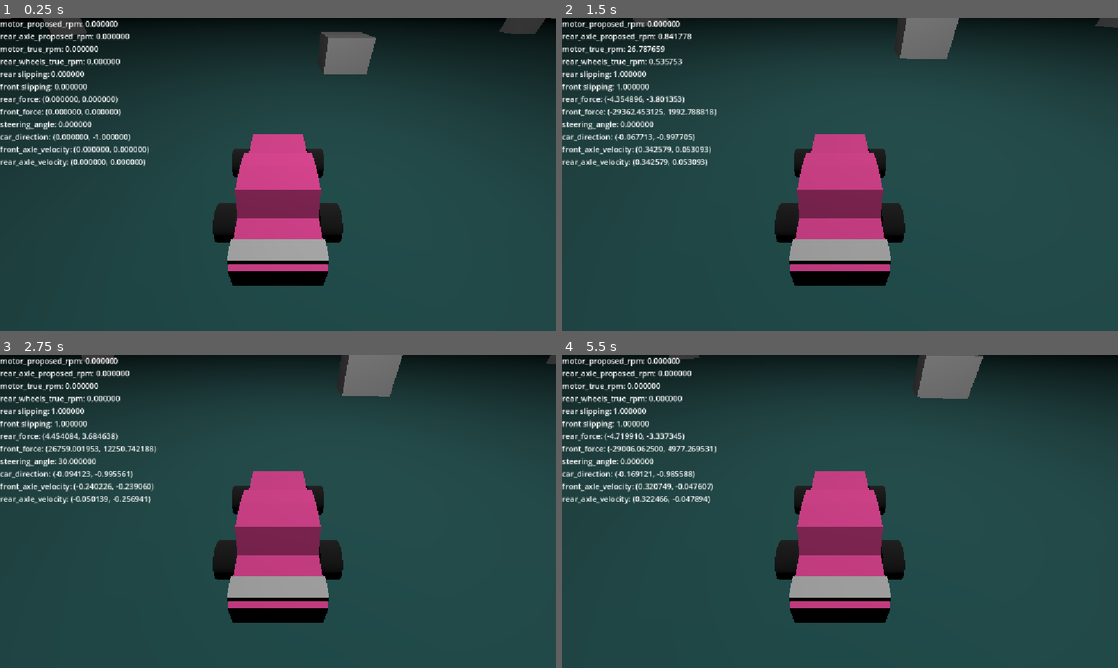
Above: before the commit, frames 1-4 (two rows, left to right).
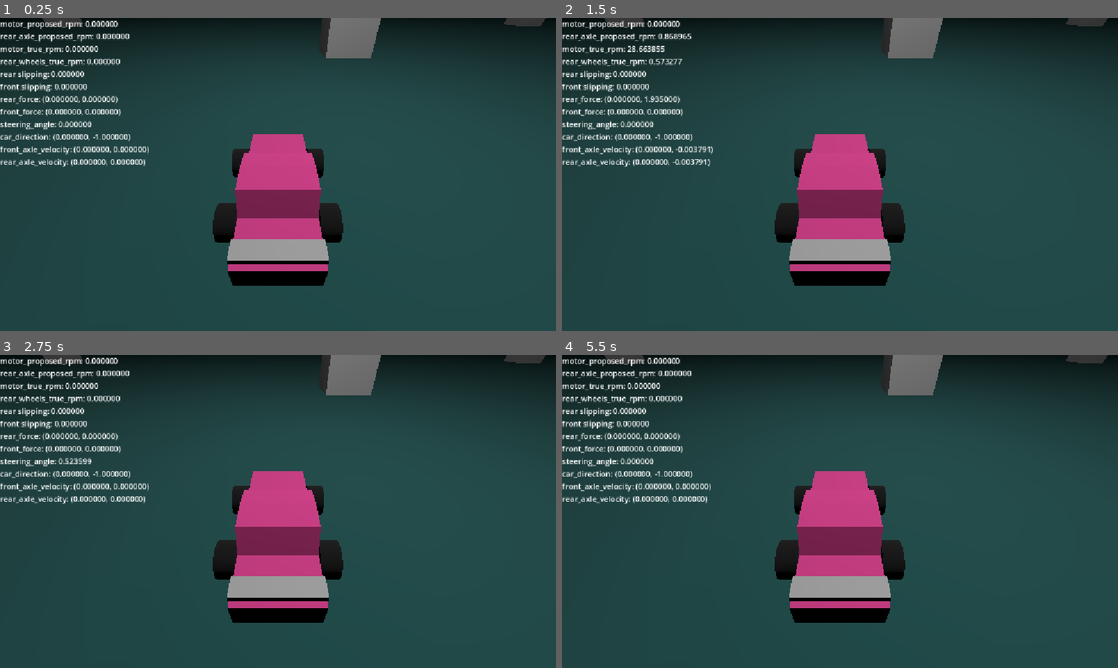
Above: after the commit, the same moments.

Repository: FlameFreezer/170.3
Game: Godot game, scene res://scenes/drive_test_chamber.tscn
Two runs of this game, one before a commit and one after it. Both use one fixed random seed, a clock stepped at 60 frames per second and the inputs below. This scene is started directly instead of the project's main scene.
Inputs:
- Up to frame 1 (0.25 s): no input
- Up to frame 2 (1.5 s): hold D (steer right) 0.53-1.28 s; hold Shift (clutch) 0.53-1.28 s; hold Q (downshift) from 1.28 s (still down); tap W (throttle) at 1.35 s
- Up to frame 3 (2.75 s): release Q (downshift) at 2.03 s; hold D (steer right) from 2.03 s (still down); hold Shift (clutch) from 2.03 s (still down)
- Up to frame 4 (5.5 s): release D (steer right) at 2.78 s; release Shift (clutch) at 2.78 s; hold E (upshift) 2.78-3.53 s; tap W (throttle) at 2.85, 4.35 s; hold Shift (clutch) 3.53-4.28 s; hold A (steer left) 3.53-5.03 s; hold Q (downshift) from 5.03 s (still down); hold Shift (clutch) from 5.03 s (still down)

The runs differ from the first frame. In frame 1, 1.4% of the frame differs, in the area x 0-100%, y 0-18%; in frame 2, 2.3%; in frame 3, 2.5%; in frame 4, 3.1%, in the area x 7-99%, y 0-48%.

Commit message:
rear wheels fully validated, removed extraneous variables from rear and front wheels
also updated some chassis variable values in drive_test_chamber.tscn.

Diff:
--- a/Scripts/Car/chassis.gd
+++ b/Scripts/Car/chassis.gd
@@ -56,8 +56,8 @@
 
 # Initialize everything using the tuning variables
 func _ready() -> void:
-	rear_axle = RearAxle.new(mass, front_wheel_offset, rear_wheel_offset, rear_wheels_static_friction, rear_wheels_kinetic_friction, kinetic_friction_acceleration_factor, wheel_mass, wheel_diameter, drag_factor, handbrake_strength, starting_rpm)
-	front_axle = FrontAxle.new(mass, front_wheel_offset, rear_wheel_offset, front_wheels_static_friction, front_wheels_kinetic_friction, max_steering_angle, 0)
+	rear_axle = RearAxle.new(mass, rear_wheels_static_friction, rear_wheels_kinetic_friction, kinetic_friction_acceleration_factor, wheel_mass, wheel_diameter, drag_factor, handbrake_strength, starting_rpm)
+	front_axle = FrontAxle.new(mass, front_wheels_static_friction, front_wheels_kinetic_friction, max_steering_angle, 0)
 	motor = Motor.new(redline_rpm, flywheel_weight, cylinder_volume, starting_rpm)
 	transmission = Transmission.new(gear_ratios, clutch_response_time, starting_gear_ratio_index)
 	elapsed_time = 0
@@ -88,21 +88,13 @@
 	transmission.transmit_energy(motor_proposed_rpm, rear_axle_proposed_rpm, motor, rear_axle)
 	var front_axle_velocity = utils.get_vector2((front_axle_pos.global_position - front_axle_last_position) / delta)
 	var rear_axle_velocity = utils.get_vector2((rear_axle_pos.global_position - rear_axle_last_position) / delta)
-	if (front_axle_velocity.length() < 0.002):
-		front_axle_velocity = Vector2(snappedf(front_axle_velocity.x, 0.001), snappedf(front_axle_velocity.y, 0.001))
-	if (rear_axle_velocity.length() < 0.002):
-		rear_axle_velocity = Vector2(snappedf(rear_axle_velocity.x, 0.001), snappedf(rear_axle_velocity.y, 0.001))
 	var current_direction = utils.get_vector2(global_transform.basis * Vector3.FORWARD)
 	var rear_force: Vector2 = rear_axle.get_force_output(rear_axle_velocity, current_direction, delta)
 	var front_force: Vector2 = front_axle.get_force_output(front_axle_velocity, current_direction, delta)
-	if (rear_force.length() < 0.002):
-		rear_force = Vector2(snappedf(rear_force.x, 0.001), snappedf(rear_force.y, 0.001))
-	if (front_force.length() < 0.002):
-		front_force = Vector2(snappedf(front_force.x, 0.001), snappedf(front_force.y, 0.001))
 	var hud_string := "motor_proposed_rpm: %f\nrear_axle_proposed_rpm: %f\nmotor_true_rpm: %f\nrear_wheels_true_rpm: %f\nr …(405 unchanged characters)…
 	update_values.emit(hud_string)
-	apply_force(Vector3(front_force.x, 0, front_force.y), Vector3(0, 0, front_wheel_offset))
-	apply_force(Vector3(rear_force.x, 0, rear_force.y), Vector3(0, 0, rear_wheel_offset))
+	# apply_impulse(Vector3(front_force.x, 0, front_force.y), Vector3(0, 0, front_wheel_offset))
+	apply_impulse(Vector3(rear_force.x, 0, rear_force.y), Vector3(0, 0, rear_wheel_offset))
 
 	front_axle_last_position = front_axle_pos.global_position
 	rear_axle_last_position = rear_axle_pos.global_position
--- a/Scripts/Car/front_axle.gd
+++ b/Scripts/Car/front_axle.gd
@@ -1,23 +1,19 @@
 class_name FrontAxle
 
 # constants set by _init()
-var max_static_friction: float ## max force that can be applied by the front wheels without slipping.
-var max_kinetic_friction: float ## max force that can be applied by the front wheels while slipping.
+var max_static_friction_force: float ## max force that can be applied by the front wheels without slipping.
+var max_kinetic_friction_force: float ## max force that can be applied by the front wheels while slipping.
 var chassis_mass: float ## mass of the whole car.
-var front_axle_distance_from_com: float ## distance from car's center of mass to the front axle.
-var rear_axle_distance_from_com: float ## distance from the car's center of mass to the rear axle.
 var max_steering_angle: float ## in range [0, 90). max angle the wheels can reach relative to the chassis when steering.
 
 # updated every frame
 var wheel_angle: float ## current angle of the front wheels relative to the chassis, in radians.
 var slipping: bool ## whether or not the front wheels are currently slipping.
 
-func _init(in_chassis_mass: float, in_front_axle_offset: float, in_rear_axle_offset: float, static_friction_coeff: float, kinetic_friction_coeff: float, in_max_steering_angle: float, starting_steer_angle: float) -> void:
+func _init(in_chassis_mass: float, static_friction_coeff: float, kinetic_friction_coeff: float, in_max_steering_angle: float, starting_steer_angle: float) -> void:
 	chassis_mass = in_chassis_mass
-	front_axle_distance_from_com = abs(in_front_axle_offset)
-	rear_axle_distance_from_com = abs(in_rear_axle_offset)
-	max_static_friction = in_chassis_mass * static_friction_coeff * 9.81
-	max_kinetic_friction = in_chassis_mass * kinetic_friction_coeff * 9.81
+	max_static_friction_force = in_chassis_mass * static_friction_coeff * 9.81
+	max_kinetic_friction_force = in_chassis_mass * kinetic_friction_coeff * 9.81
 	max_steering_angle = in_max_steering_angle
 
 	wheel_angle = starting_steer_angle
@@ -29,53 +25,41 @@
 
 ## steer_input: in range [-1, 1]. taken from player's steering wheel input.
 func set_wheel_angle(steer_input: float):
-	wheel_angle = max_steering_angle * steer_input
+	wheel_angle = deg_to_rad(max_steering_angle) * steer_input
 	pass
 
 # ^---------- INPUT HANDLING SECTION ----------^
 
 # v---------- PHYSICS SECTION ----------v
 
-## car_motion: proposed motion vector of the car this frame.
+## axle_movement_vec is a vector representing the axle's movement last frame.
 ## car_direction: direction the car is facing this frame.
-func get_force_output(car_motion: Vector2, car_direction: Vector2, delta: float) -> Vector2:
+func get_force_output(axle_movement_vec: Vector2, car_direction: Vector2, delta: float) -> Vector2:
 
 	# determine wheel angle in global space
-	var global_wheel_angle: float = car_direction.angle() + deg_to_rad(wheel_angle)
-	var car_normal_vec: Vector2 = Vector2(cos(car_direction.angle() - PI / 2), sin(car_direction.angle() - PI / 2))
-	var wheel_normal_vec: Vector2 = Vector2(cos(global_wheel_angle - PI / 2), sin(global_wheel_angle - PI / 2)) # this will point to the right at steering angle 0
-
-	# find cornering force demand
-	var cornering_motion: Vector2 = car_normal_vec * car_normal_vec.dot(car_motion * delta)
-	var cornering_distance: float = cornering_motion.length()
-	var adjusted_cornering_demand: float = 2 * cornering_distance / pow(delta, 2)
-	# adjusted_cornering_demand /= 1 + front_axle_distance_from_com / rear_axle_distance_from_com
+	var global_wheel_angle: float = car_direction.angle() + wheel_angle
+	var wheel_normal_vec: Vector2 = Vector2(utils.snap(cos(global_wheel_angle - PI / 2)), utils.snap(sin(global_wheel_angle - PI / 2))) # this will point to the right at steering angle 0
 
 	# find steering force demand
-	var slip_motion: Vector2 = wheel_normal_vec * ((car_motion - cornering_motion) * delta).dot(wheel_normal_vec)
-	var slip_distance: float = slip_motion.length()
-	var slip_demand: float = 2 * slip_distance / pow(delta, 2)
+	var slip_motion: Vector2 = wheel_normal_vec * utils.snap(axle_movement_vec.dot(wheel_normal_vec))
+	var slip_distance: float = utils.snap(slip_motion.length())
+	var slip_demand: float = utils.snap(slip_distance * chassis_mass)
+
+	var delta_squared = pow(delta, 2)
 
 	# set slip state
-	if (!slipping && (slip_demand) * chassis_mass > max_static_friction):
+	if (!slipping && slip_demand > max_static_friction_force * delta_squared):
 		slipping = true;
-	elif(slipping && (slip_demand) * chassis_mass < max_kinetic_friction):
+	elif(slipping && slip_demand < max_kinetic_friction_force * delta_squared):
 		slipping = false;
 
 	# cap force outputs and build return vector
 
 	var out_steering_vec: Vector2
 	if (slipping):
-		out_steering_vec = slip_motion.normalized() * -1 * min(slip_demand * chassis_mass, max_kinetic_friction)
+		out_steering_vec = slip_motion.normalized() * -1 * max_kinetic_friction_force * delta_squared
 	else:
-		out_steering_vec = slip_motion.normalized() * -1 * min(slip_demand * chassis_mass, max_static_friction)
-	var out_steering_force: float = out_steering_vec.length()
+		out_steering_vec = slip_motion.normalized() * -1 * slip_demand
 
-	var out_cornering_vec: Vector2
-	if (slipping):
-		out_cornering_vec = cornering_motion.normalized() * -1 * min(adjusted_cornering_demand * chassis_mass, max_kinetic_friction - out_steering_force)
-	else:
-		out_cornering_vec = cornering_motion.normalized() * -1 * min(adjusted_cornering_demand * chassis_mass, max_static_friction - out_steering_force)
-
-	var return_vec: Vector2 = out_steering_vec + out_cornering_vec
+	var return_vec: Vector2 = out_steering_vec
 	return return_vec
--- a/Scripts/Car/rear_axle.gd
+++ b/Scripts/Car/rear_axle.gd
@@ -9,8 +9,6 @@
 ##                                          A value of zero means that the rear wheels cannot accelerate the car while in a slide.
 ##                                          A value of one means that the rear wheels cannot apply any cornering force while the car is in a slide.
 var chassis_mass: float ## mass of the whole car.
-var front_axle_distance_from_com: float ## distance from car's center of mass to the front axle.
-var rear_axle_distance_from_com: float ## distance from the car's center of mass to the rear axle.
 var wheel_mass: float ## mass of the rear wheels.
 var wheel_diameter: float ## diameter of the rear wheels.
 var drag_factor: float ## In range [0, 1]. proportion of car's speed lost per second under no acceleration. A value of 0 means no drag.
@@ -23,12 +21,10 @@
 var slipping: bool ## Whether or not the rear wheels are sliding.
 
 ## Initializes variables and constants at the start of a scene.
-func _init(in_chassis_mass: float, in_front_axle_offset: float, in_rear_axle_offset: float, static_friction_coeff: float, kinetic_fr …(178 unchanged characters)…
+func _init(in_chassis_mass: float, static_friction_coeff: float, kinetic_fr …(178 unchanged characters)…
 	chassis_mass = in_chassis_mass
 	max_static_friction_force = in_chassis_mass * static_friction_coeff * 9.81
 	max_kinetic_friction_force = in_chassis_mass * kinetic_friction_coeff * 9.81
-	front_axle_distance_from_com = abs(in_front_axle_offset)
-	rear_axle_distance_from_com = abs(in_rear_axle_offset)
 	wheel_mass = in_wheel_mass
 	wheel_diameter = in_wheel_diameter
 	kinetic_friction_accel_factor = in_kf_accel_factor
@@ -91,9 +87,6 @@
 	var slip_distance: float = utils.snap(slip_motion.length())
 	var cornering_demand: float = utils.snap(slip_distance * chassis_mass)
 
-	# isolate the cornering force acting on the rear wheels
-	# cornering_demand /= 1 + rear_axle_distance_from_com / front_axle_distance_from_com
-
 	var delta_squared: float = pow(delta, 2)
 
 	# handle slip state changes
--- a/Scripts/Debug/rear_axle_tester.gd
+++ b/Scripts/Debug/rear_axle_tester.gd
@@ -31,7 +31,7 @@
 	_log_file = log_file
 
 	# test drivetrain sim functionality
-	rear_axle_drivetrain = RearAxle.new(chassis_mass, front_axle_distance_from_com, rear_axle_distance_from_com, static_friction_coeff, kinetic_friction_coeff, kinetic_friction_accel_factor, wheel_mass, wheel_diameter, drag_factor, handbrake_strength, init_starting_rpm)
+	rear_axle_drivetrain = RearAxle.new(chassis_mass, static_friction_coeff, kinetic_friction_coeff, kinetic_friction_accel_factor, wheel_mass, wheel_diameter, drag_factor, handbrake_strength, init_starting_rpm)
 	var msg: String = "STARTING: RearAxle (drivetrain side) tests\n\n"
 	_log_file.store_string(msg)
 	print(msg)
@@ -65,7 +65,7 @@
 
 func run_physics(log_file: FileAccess) -> bool:
 	_log_file = log_file
-	rear_axle_physics = RearAxle.new(chassis_mass, front_axle_distance_from_com, rear_axle_distance_from_com, static_friction_coeff, kinetic_friction_coeff, kinetic_friction_accel_factor, wheel_mass, wheel_diameter, drag_factor, handbrake_strength, init_starting_rpm)
+	rear_axle_physics = RearAxle.new(chassis_mass, static_friction_coeff, kinetic_friction_coeff, kinetic_friction_accel_factor, wheel_mass, wheel_diameter, drag_factor, handbrake_strength, init_starting_rpm)
 	var to_ret: bool = true
 	var msg: String
 	to_ret = test_get_force_output()
@@ -404,11 +404,12 @@
 		msg = "PASSED: catch point location test (tires decelerate car, cornering force only)\n\n"
 		print(msg)
 		_log_file.store_string(msg)
+
 	# test simultaneous cornering and acceleration loads
 	var wheel_speed_frame: float = rear_axle_physics.wheel_diameter * PI / 60 * test_delta
 	current_vehicle_velocity = Vector2(-utils.snap(wheel_speed_frame), -utils.snap(wheel_speed_frame))
 	rear_axle_physics.true_rpm = 0.0
-	while utils.snap(current_vehicle_velocity.x) < max_static_friction_speed_change && utils.snap(current_vehicle_velocity.y) < max_static_friction_speed_change:
+	while (abs(utils.snap(current_vehicle_velocity.x) + utils.snap(current_vehicle_velocity.y)) < abs(utils.snap(max_static_friction_speed_change * pow(test_delta, 2)))):
 		output = rear_axle_physics.get_force_output(current_vehicle_velocity, current_vehicle_direction, test_delta)
 		var expected_output: Vector2 = Vector2(utils.snap(current_vehicle_velocity.x * chassis_mass * -1), utils.snap(current_vehicle_velocity.y * chassis_mass * -1))
 		if output != expected_output:
--- a/scenes/drive_test_chamber.tscn
+++ b/scenes/drive_test_chamber.tscn
@@ -15,7 +15,12 @@
 physics_material_override = SubResource("PhysicsMaterial_4mfdp")
 
 [node name="PHCar" parent="." unique_id=1930104507 instance=ExtResource("2_ivdt8")]
-transform = Transform3D(1, 0, 0, 0, 1, 0, 0, 0, 1, -2.5200164, 2.452403, 0.48898888)
+transform = Transform3D(1, 0, 0, 0, 1, 0, 0, 0, 1, -2.5200164, 0.6708431, 0.48898888)
+front_wheels_static_friction = 50.0
+front_wheels_kinetic_friction = 20.0
+rear_wheels_static_friction = 50.0
+rear_wheels_kinetic_friction = 20.0
+wheel_diameter = 5.0
 
 [node name="OmniLight3D" type="OmniLight3D" parent="." unique_id=421569984]
 transform = Transform3D(1, 0, 0, 0, 1, 0, 0, 0, 1, 0, 15.620911, 0)
--- a/scenes/module_test_chamber.tscn
+++ b/scenes/module_test_chamber.tscn
@@ -1,9 +1,9 @@
 [gd_scene format=3 uid="uid://gudvyd7cl1qt"]
 
-[ext_resource type="Script" uid="uid://hdytpe6qfvb2" path="res://scripts/Debug/motor_tester.gd" id="1_f6qbe"]
-[ext_resource type="Script" uid="uid://cpuah64ddy6d4" path="res://scripts/Debug/car_module_tests.gd" id="2_dl8kx"]
-[ext_resource type="Script" uid="uid://be5ydbb5pfstl" path="res://scripts/Debug/rear_axle_tester.gd" id="3_3m77p"]
-[ext_resource type="Script" uid="uid://djgdwi2midft4" path="res://scripts/Debug/transmission_tester.gd" id="4_1a8xn"]
+[ext_resource type="Script" uid="uid://hdytpe6qfvb2" path="res://Scripts/Debug/motor_tester.gd" id="1_f6qbe"]
+[ext_resource type="Script" uid="uid://cpuah64ddy6d4" path="res://Scripts/Debug/car_module_tests.gd" id="2_dl8kx"]
+[ext_resource type="Script" uid="uid://be5ydbb5pfstl" path="res://Scripts/Debug/rear_axle_tester.gd" id="3_3m77p"]
+[ext_resource type="Script" uid="uid://djgdwi2midft4" path="res://Scripts/Debug/transmission_tester.gd" id="4_1a8xn"]
 
 [sub_resource type="Resource" id="Resource_6o7tj"]
 script = ExtResource("1_f6qbe")
Not shown, changed: Logs/test_log.txt
Not shown, added: scenes/drive_test_chamber.tscn2047009179.tmp
